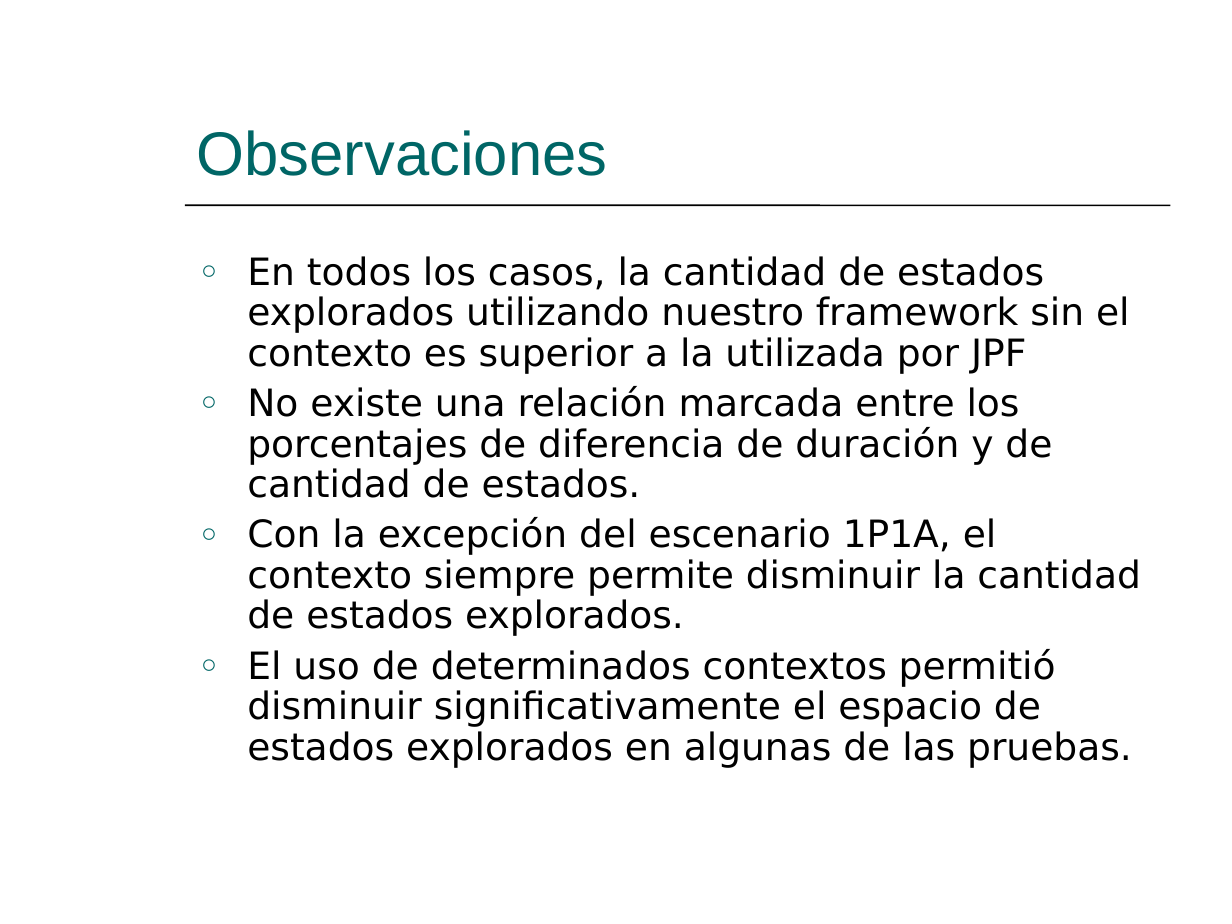
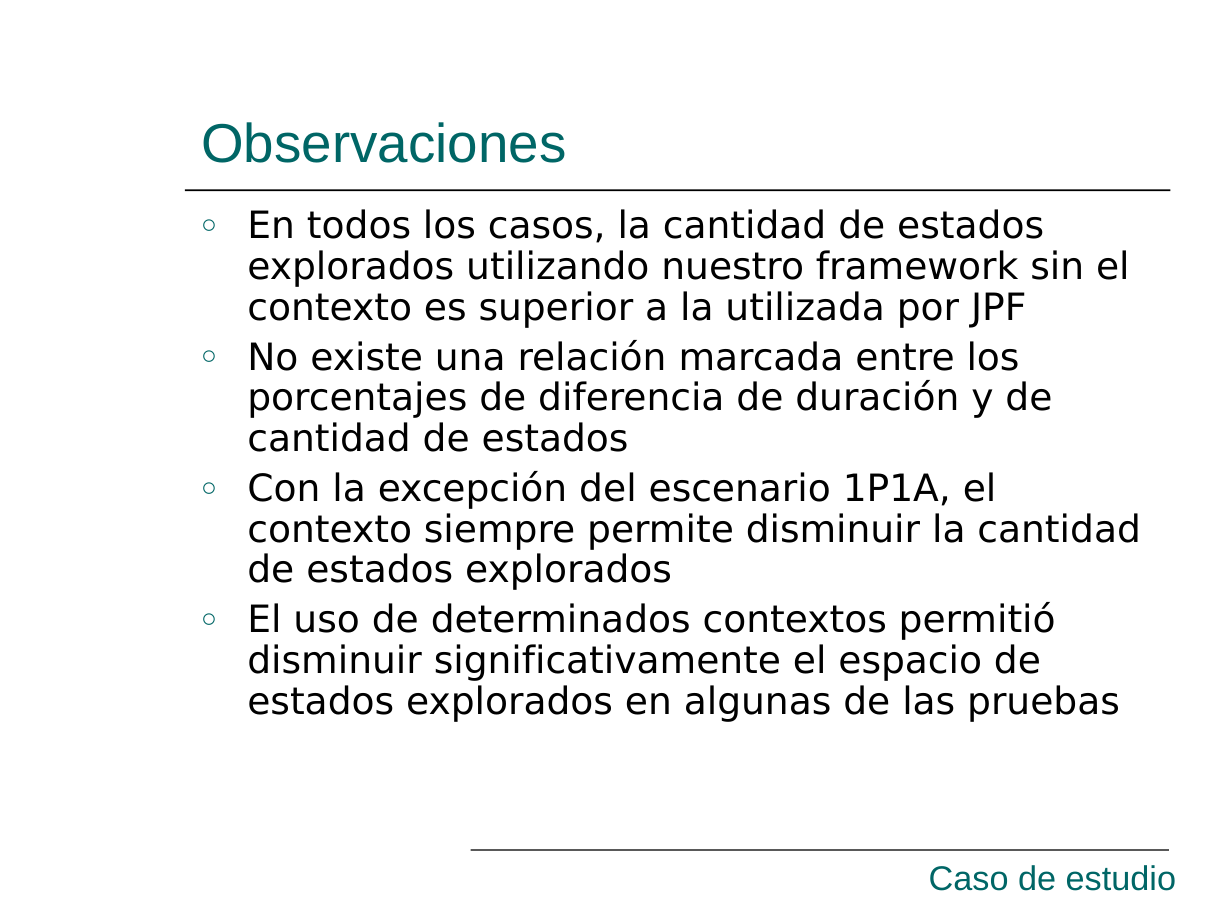
Before and after one commit to hugomelendez/tesis-jpf-2006, a slide deck: slide 43 of tesis-doc/Presentación.ppt (slide 42 before the commit). Drawn at 1232x924 pixels with LibreOffice and Linux fonts; fonts in the diff are those of the drawing. Boxes give left, top, right and bottom in pixels: in the first picture for what was removed or moved away, otherwise in the second. Text is boxed around its words. In the diff, an @@ line names an element or a change of style, - is before the commit and + after.

```diff
--- a/tesis-doc/Presentación.ppt
+++ b/tesis-doc/Presentación.ppt
@@ title "Observaciones": place and size @@
-title "Observaciones" at <box>197,130,608,176</box>
+title "Observaciones" at <box>201,122,566,163</box>
@@ title "Observaciones" at <box>201,122,566,163</box>: size 36 to 32 pt @@
@@ line moved from (185, 206) - (1170, 206) to (185, 190) - (1170, 190) @@
@@ text "En todos los casos, la ...": place and size @@
-text "En todos los casos, la ..." at <box>247,256,1140,768</box>
+text "En todos los casos, la ..." at <box>247,209,1140,722</box>
@@ text at <box>247,340,1140,722</box>: text changed @@
-○ No existe una relación marcada entre los porcentajes de diferencia de duración y de cantidad de estados.
-○ Con la excepción del escenario 1P1A, el contexto siempre permite disminuir la cantidad de estados explorados.
-○ El uso de determinados contextos permitió disminuir significativamente el espacio de estados explorados en algunas de las pruebas.
+○ No existe una relación marcada entre los porcentajes de diferencia de duración y de cantidad de estados
+○ Con la excepción del escenario 1P1A, el contexto siempre permite disminuir la cantidad de estados explorados
+○ El uso de determinados contextos permitió disminuir significativamente el espacio de estados explorados en algunas de las pruebas
@@ line added from (471, 850) to (1169, 850), #000000 0.74 pt @@
@@ text added at <box>929,865,1176,891</box>, 20 pt, text #006666 @@
+Caso de estudio
```
Also in this commit, not shown: 47 other slides changed, 2 slides added, 1 slide removed.
